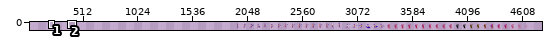
Sprite sheet, stored at Assets/Content/Sprites/player.png. The first picture is a wide view before the edit; the outline marks the close-up.
Close-up. As it was:
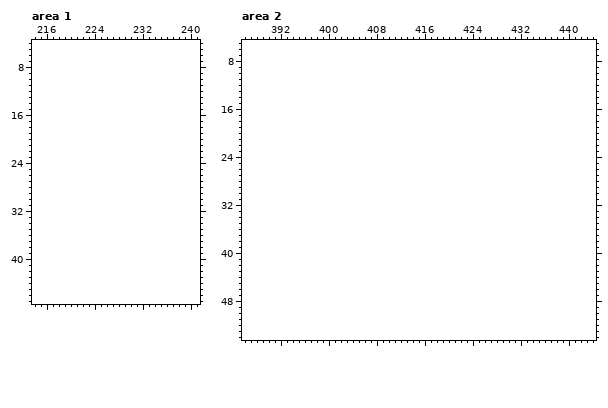
The file is 2944x64 pixels. Colours within 5 levels of each other are drawn and written as one. Shown: area 1: x 214..241, y 4..47; area 2: x 386..444, y 5..54. The old version is drawn lined up with the new one, on the new canvas. The wide view leaves out empty margins. The commit also changed other parts of the picture, which this record leaves out.
After:
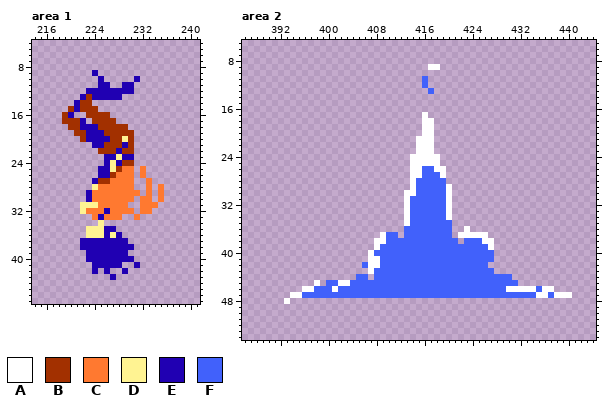
Palette (. is transparent): A #ffffff  B #a23000  C #ff7930  D #fff392  E #2000b2  F #4161fb
Change:
canvas 2944x64 -> 4800x64, the old top-left corner now at 1920,0 (the part of the old canvas that was cut away was empty and is not shown)
Changed rows in their new state; - is an unchanged pixel.
Area 1:
first column x 219:
 9 -----E-----------
10 ------E-----E----
11 ------EE--EE-----
12 ----EEEEEEEE-----
13 ---EBEEEEE-------
14 --EBB------------
15 -BEBBB-----------
16 BE--BBBB---------
17 BBBE-BBBB--------
18 -BBEEEBBBBB------
19 --BBEEEBBBBB-----
20 ---BEEEEBBDB-----
21 -----EEBBBEB-----
22 ------BBBEBB-----
23 -------EEDEE-----
24 -------EDEBB-----
25 ------EEDBCC-C---
26 ------EEBCCC-C---
27 -----EBBCCCC--C--
28 -----DCCCCCC--C-C
29 ----ECCCCCCCC-C-C
30 ----ECCCCCCC-CC-C
31 ---DDDCCCCC--CCC-
32 ---DCCCECCCC-CC--
33 -----CECCC--C----
34 ------D----------
35 ----DDDEE--------
36 ----DDDEDE-------
37 ---EEEEEEEE------
38 ---EEEEEEEEE-----
39 ----EEEEEEE------
40 ----EEEEEEEE-----
41 -----EEEEE--E----
42 -----E-E--E------
43 --------E--------
Area 2:
first column x 416:
 9 -AA
11 F--
12 F--
13 -F-
first column x 393:
17 -----------------------A------------------------
18 -----------------------AA-----------------------
19 -----------------------AA-----------------------
20 -----------------------AA-----------------------
21 ----------------------AAA-----------------------
22 ----------------------AAA-----------------------
23 ----------------------AAA-----------------------
24 ---------------------AAAAA----------------------
25 ---------------------AAAAA----------------------
26 ---------------------AAFFAA---------------------
27 ---------------------AAFFFA---------------------
28 ---------------------AFFFFF---------------------
29 ---------------------AFFFFFA--------------------
30 --------------------AAFFFFFA--------------------
31 --------------------AFFFFFFA--------------------
32 --------------------AFFFFFFA--------------------
33 --------------------AFFFFFFA--------------------
34 --------------------AFFFFFFA--------------------
35 --------------------AFFFFFFF--------------------
36 --------------------FFFFFFFF--A-----------------
37 ----------------AFF-FFFFFFFF-AAAAA--------------
38 ---------------AAFFFFFFFFFFFF-FFFAA-------------
39 ---------------AFFFFFFFFFFFFFFFFFFA-------------
40 --------------AFFFFFFFFFFFFFFFFFFFF-------------
41 --------------AAFFFFFFFFFFFFFFFFFFF-------------
42 -------------FAAFFFFFFFFFFFFFFFFFF--------------
43 --------------AFFFFFFFFFFFFFFFFFFFF-------------
44 ------------FF-FFFFFFFFFFFFFFFFFFFFFFF----------
45 -----A-FFAAFFFFFFFFFFFFFFFFFFFFFFFFFFFF---------
46 ---AAFFFAFFFFFFFFFFFFFFFFFFFFFFFFFFFFAAAAAFAA---
47 -AAFFFFFFFFFFFFFFFFFFFFFFFFFFFFFFFFFFFFFFFAAFAAA
48 A-----------------------------------------------
Boxes around the changes in both close-ups, in picture pixels (x1, y1, x2, y2):
added: (62, 70, 164, 280)
added: (422, 64, 440, 94)
added: (284, 112, 572, 304)
